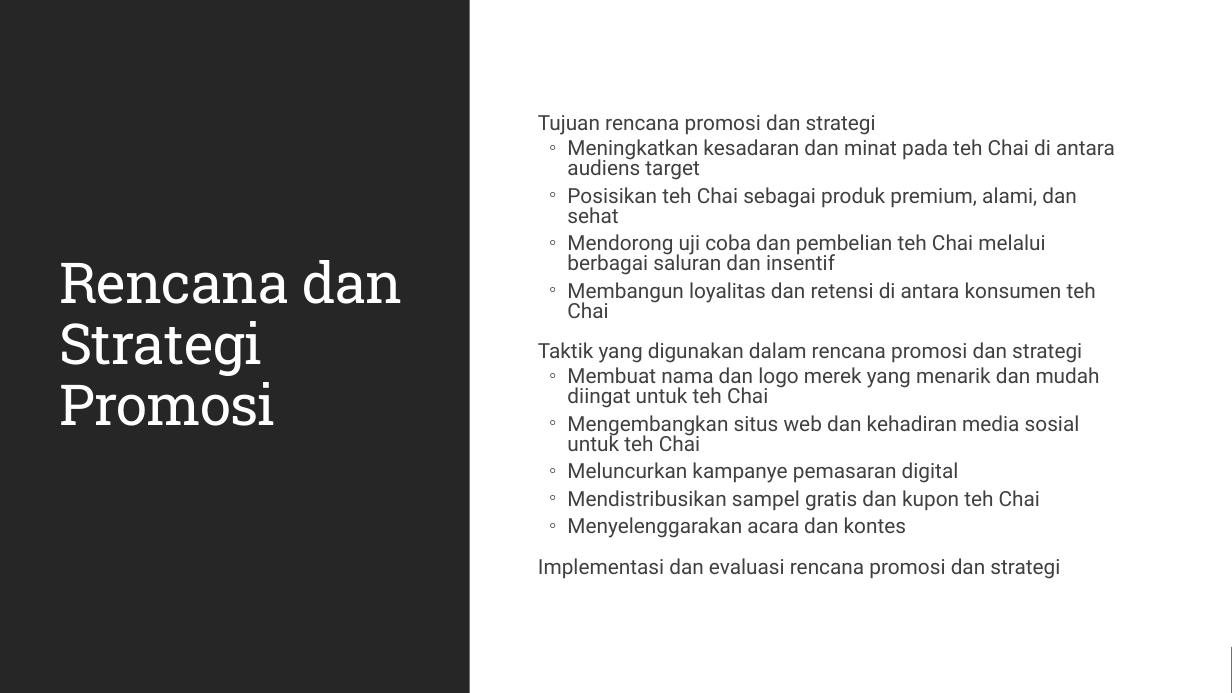
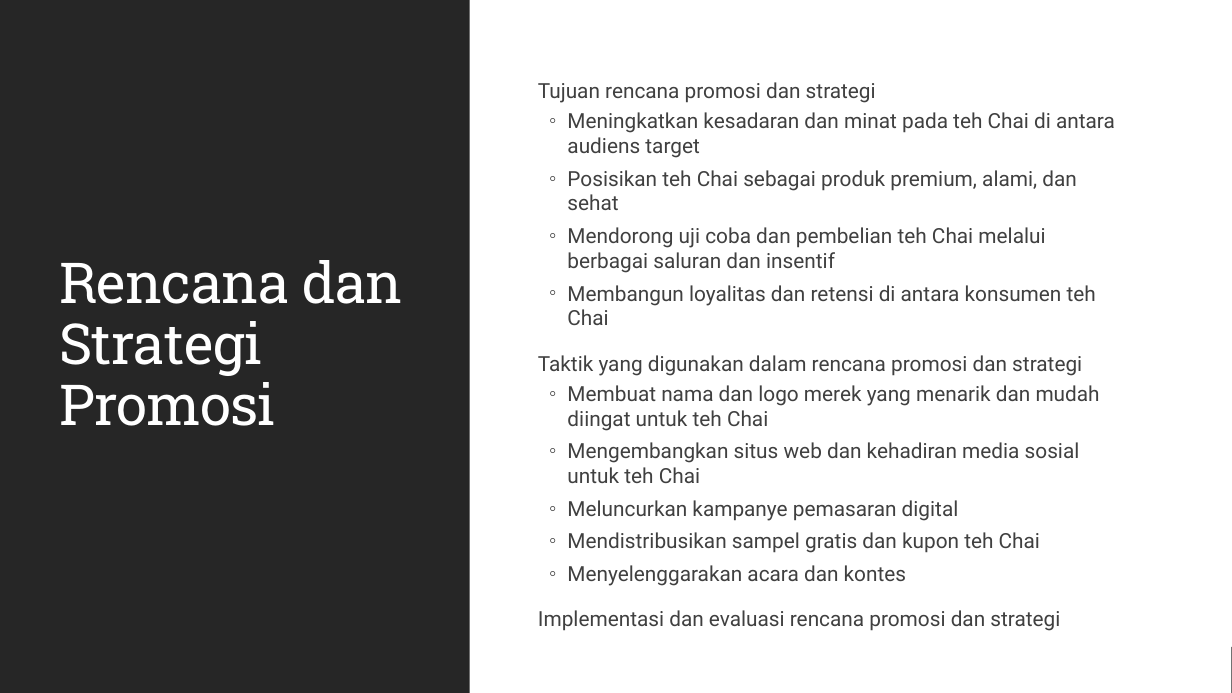
Before and after one commit to MicrosoftLearning/MS-4004-Empower-workforce-copilot-use-cases.id-id, a slide deck: slide 11 of ResourceFiles/Mystic Spice Premium Chai Market Analysis Presentation.pptx. Drawn at 1232x693 pixels with LibreOffice and Linux fonts; fonts in the diff are those of the drawing. Boxes give left, top, right and bottom in pixels: in the first picture for what was removed or moved away, otherwise in the second. Text is boxed around its words. In the diff, an @@ line names an element or a change of style, - is before the commit and + after.

```diff
--- a/ResourceFiles/Mystic Spice Premium Chai Market Analysis Presentation.pptx
+++ b/ResourceFiles/Mystic Spice Premium Chai Market Analysis Presentation.pptx
@@ text "Tujuan rencana promosi dan strategi" at [538, 82, 1115, 631]: line spacing 0.8 to 1 @@
```
Also in this commit, not shown: 7 other slides changed, 37 other files.
